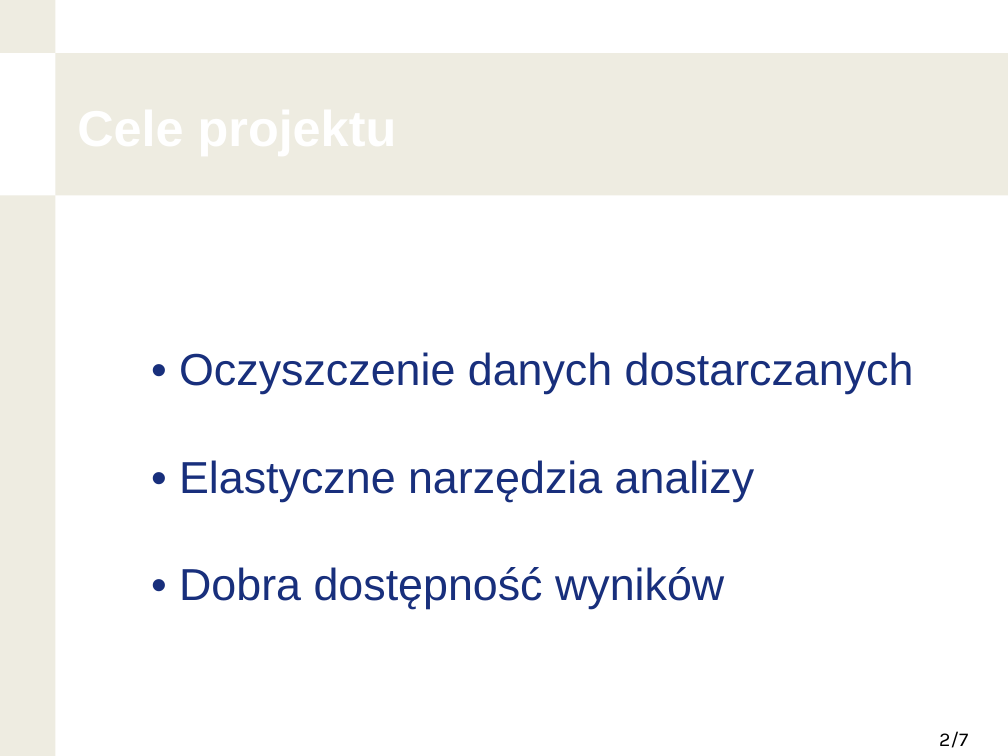
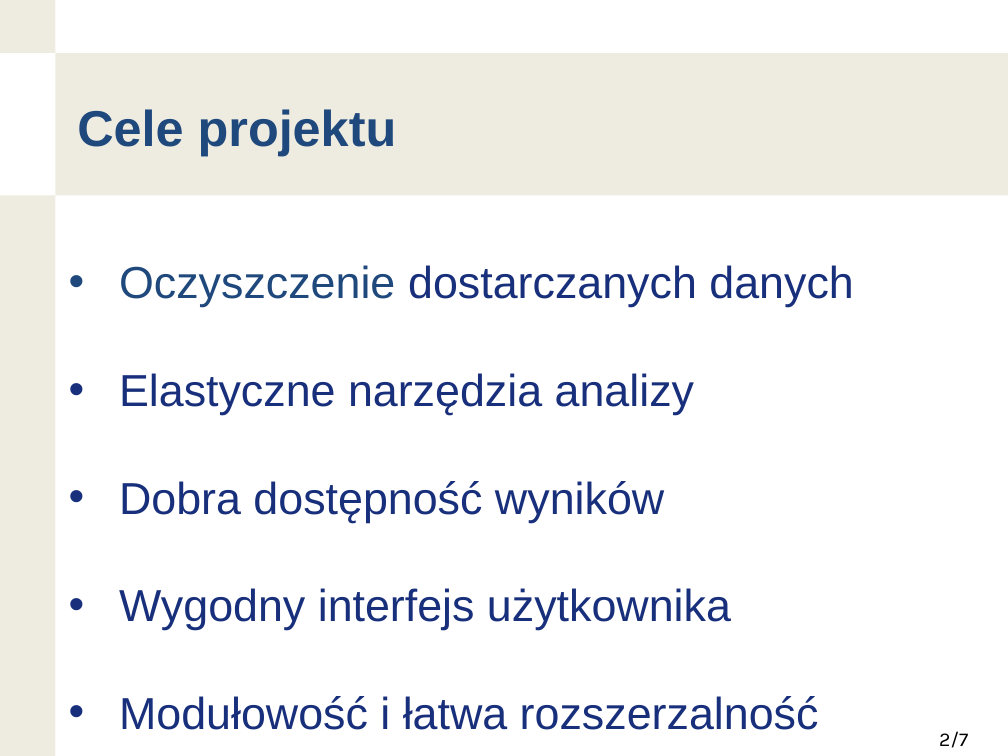
Before and after one commit to nokia-wroclaw/innovativeprojects-healthiness-of-data, a slide deck: slide 2 of KPZ_demo_prezentacja.pptx. Drawn at 1008x756 pixels with LibreOffice and Linux fonts; fonts in the diff are those of the drawing; background and template pictures are left out. Boxes give left, top, right and bottom in pixels: in the first picture for what was removed or moved away, otherwise in the second. Text is boxed around its words. In the diff, an @@ line names an element or a change of style, - is before the commit and + after.

```diff
--- a/KPZ_demo_prezentacja.pptx
+++ b/KPZ_demo_prezentacja.pptx
@@ text "Cele projektu" at (77, 109, 397, 156): text colour #FFFFFF to #1F497D @@
@@ text at (119, 265, 853, 730): text changed @@
-• Oczyszczenie danych dostarczanych
-• Elastyczne narzędzia analizy
-• Dobra dostępność wyników
+• Oczyszczenie dostarczanych danych
+• Elastyczne narzędzia analizy
+• Dobra dostępność wyników
+• Wygodny interfejs użytkownika
+• Modułowość i łatwa rozszerzalność
```
Also in this commit, not shown: 5 other slides changed, 5 slides added, 1 slide removed.
